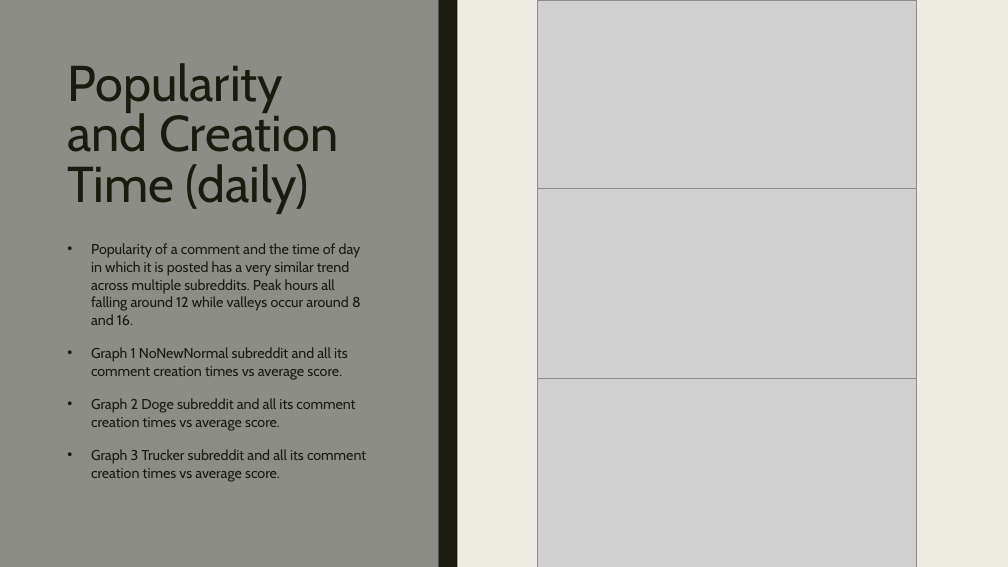
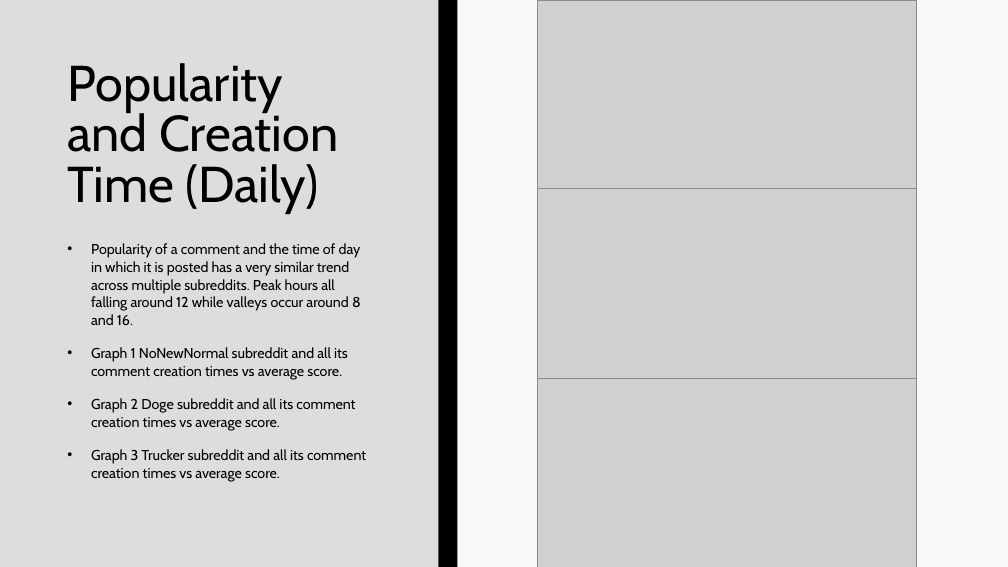
Before and after one commit to EvaTarr/CMPT412Project, a slide deck: slide 8 of presentation.pptx. Drawn at 1008x567 pixels with LibreOffice and Linux fonts; fonts in the diff are those of the drawing; grey boxes stand for pictures. Boxes give left, top, right and bottom in pixels: in the first picture for what was removed or moved away, otherwise in the second. Text is boxed around its words. In the diff, an @@ line names an element or a change of style, - is before the commit and + after.

```diff
--- a/presentation.pptx
+++ b/presentation.pptx
@@ background #EFEDE3 to #F8F8F8 @@
@@ rectangle at (0, 0, 439, 567): fill #8C8D86 to #DDDDDD @@
@@ rectangle at (439, 0, 457, 567): fill #191B0E to #000000 @@
@@ title at (67, 63, 338, 213): text changed; text colour #191B0E to #000000 @@
-Popularity and Creation Time (daily)
+Popularity and Creation Time (Daily)
@@ text "Popularity of a comment and ..." at (91, 243, 366, 482): text colour #191B0E to #000000 @@
```
Also in this commit, not shown: 10 other slides changed, 1 slide added, 1 slide removed, 3 other files.
